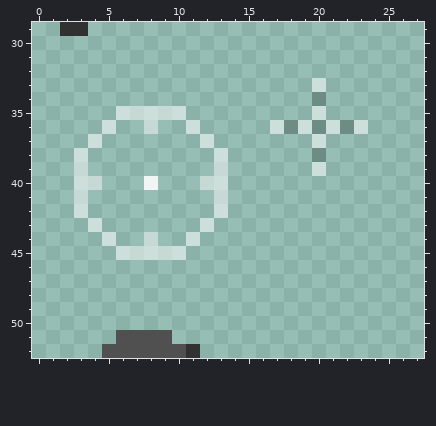
Pixel-art file, stored at PixelEngine/res/sprites/ui.aseprite. The picture above is the old version.
64x144 pixels, 1 frame. Colours within 5 levels of each other are drawn and written as one. Shown: x 0..27, y 29..52.
The same view after the edit:
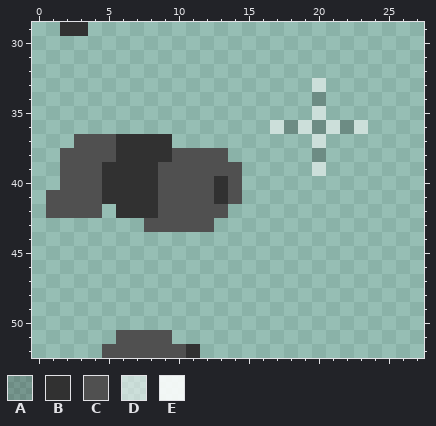
Palette (. is transparent): A #00000036  B #313131  C #505050  D #ffffff82  E #ffffffe0
From old to new:
--- layer "Layer 2"
@@ x 0..16 @@
 34 .................
-35 ......DDDDD......
-36 .....D..D..D.....
-37 ....D.......D....
-38 ...D.........D...
-39 ...D.........D...
-40 ...DD...E...DD...
-41 ...D.........D...
-42 ...D.........D...
-43 ....D.......D....
-44 .....D..D..D.....
-45 ......DDDDD......
+35 .................
+36 .................
+37 ...CCCBBBB.......
+38 ..CCCCBBBBCCCC...
+39 ..CCCBBBBCCCCCC..
+40 ..CCCBBBBCCCCBC..
+41 .CCCCBBBBCCCCBC..
+42 .CCCC.BBBCCCCC...
+43 ........CCCCC....
+44 .................
+45 .................
 46 .................
